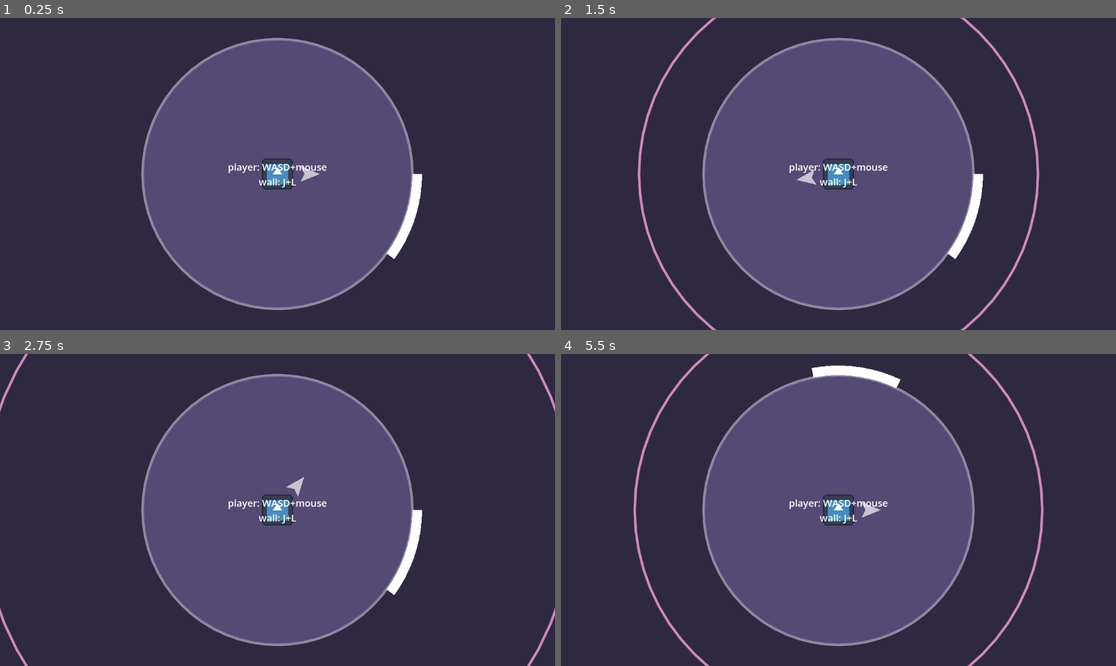
Above: before the commit, frames 1-4 (two rows, left to right).
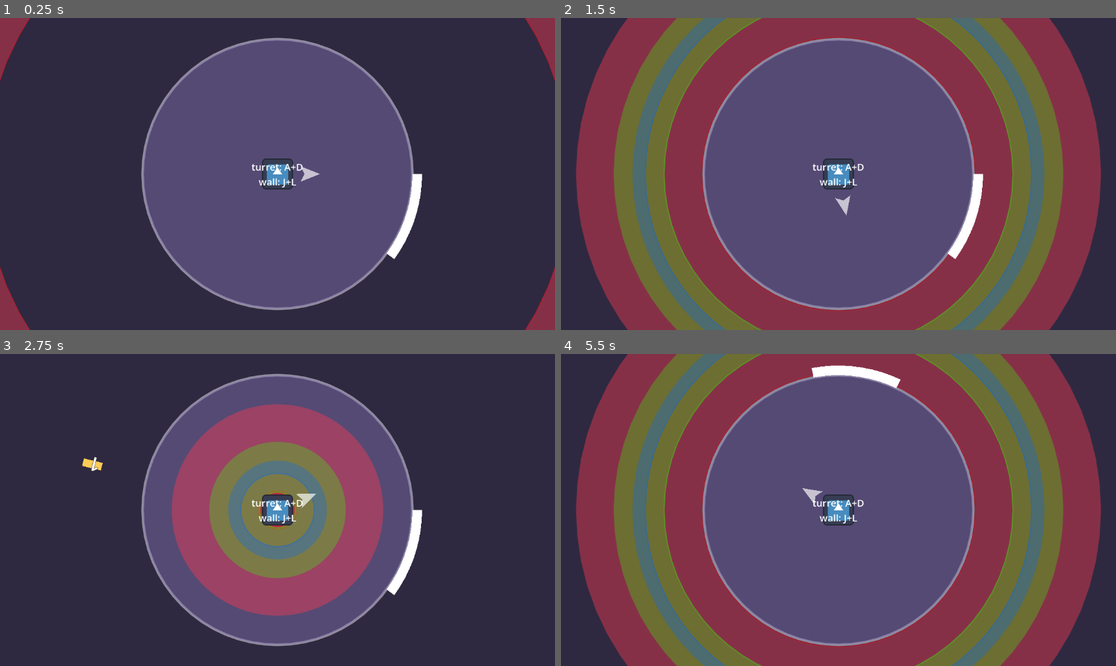
Above: after the commit, the same moments.

Repository: solirides/amazing-game
Game: Godot game, scene res://scenes/world/world.tscn
The game is run twice, just before and just after one commit, with the same random seed, the same clock (stepped at 60 frames per second) and the same inputs. The engine's default icon, where the game draws it, is replaced by a stand-in: a white triangle on a blue panel in a dark square.
Inputs (mouse positions are in pixels of both pictures, inside the frame that each line leads up to):
- Up to frame 1 (0.25 s): no input
- Up to frame 2 (1.5 s): move the mouse to (960, 158) at 0.52 s; hold Right (ui_right) 0.53-1.28 s; hold A (turret_ccw, bound only after the commit) 0.53-1.28 s; click (960, 158) at 0.6 s; move the mouse to (727, 189) at 1.27 s; hold Down (ui_down) from 1.28 s (still down); tap A (turret_ccw, bound only after the commit) at 1.35 s
- Up to frame 3 (2.75 s): tap D (turret_cw, bound only after the commit) at 1.55 s; move the mouse to (333, 441) at 2.02 s; release Down (ui_down) at 2.03 s; hold Right (ui_right) from 2.03 s (still down); hold D (turret_cw, bound only after the commit) from 2.03 s (still down); click (333, 441) at 2.3 s
- Up to frame 4 (5.5 s): move the mouse to (810, 572) at 2.77 s; release Right (ui_right) at 2.78 s; release D (turret_cw, bound only after the commit) at 2.78 s; hold Up (ui_up) 2.78-3.53 s; click (810, 572) at 2.85 s; tap A (turret_ccw, bound only after the commit) at 3.05 s; move the mouse to (1005, 556) at 3.52 s; hold J (wall_ccw) 3.53-4.28 s; hold Left (ui_left) 3.53-5.03 s; tap D (turret_cw, bound only after the commit) at 3.8 s; move the mouse to (672, 463) at 4.27 s; tap L (wall_cw) at 4.35 s; click (672, 463) at 4.55 s; move the mouse to (866, 510) at 5.02 s; hold Down (ui_down) from 5.03 s (still down); hold A (turret_ccw, bound only after the commit) from 5.03 s (still down)

The runs differ from the first frame. In frame 1, 2.2% of the frame differs, in the area x 0-100%, y 0-100%; in frame 2, 55%, in the area x 2-98%, y 0-100%; in frame 3, 20%; in frame 4, 55%.

Commit message:
circle timing ranges

Diff:
--- a/amazing-game/modules/bullet/bullet.gd
+++ b/amazing-game/modules/bullet/bullet.gd
@@ -1,6 +1,6 @@
 extends RigidBody2D
 
-var damage = 20
+var damage = 1
 
 # Called when the node enters the scene tree for the first time.
 func _ready() -> void:
--- a/amazing-game/modules/bullet/bullet.tscn
+++ b/amazing-game/modules/bullet/bullet.tscn
@@ -4,6 +4,11 @@
 
 [sub_resource type="RectangleShape2D" id="RectangleShape2D_iua24"]
 size = Vector2(40, 16)
+
+[sub_resource type="LabelSettings" id="LabelSettings_iua24"]
+font_size = 40
+outline_size = 2
+outline_color = Color(0, 0, 0, 1)
 
 [node name="Bullet" type="RigidBody2D" unique_id=1108871860 groups=["bullet"]]
 collision_layer = 4
@@ -18,3 +23,20 @@
 [node name="CollisionShape2D" type="CollisionShape2D" parent="." unique_id=1026906252]
 position = Vector2(4, 0)
 shape = SubResource("RectangleShape2D_iua24")
+
+[node name="Label" type="Label" parent="." unique_id=887910351]
+anchors_preset = 8
+anchor_left = 0.5
+anchor_top = 0.5
+anchor_right = 0.5
+anchor_bottom = 0.5
+offset_left = -20.0
+offset_top = -11.5
+offset_right = 20.0
+offset_bottom = 11.5
+grow_horizontal = 2
+grow_vertical = 2
+text = "123"
+label_settings = SubResource("LabelSettings_iua24")
+horizontal_alignment = 1
+vertical_alignment = 1
--- a/amazing-game/modules/player/player.gd
+++ b/amazing-game/modules/player/player.gd
@@ -2,47 +2,106 @@
 
 
 @export var speed = 200
+@export var rotation_speed = 0.1
 @export var bullet_speed = 1000
 @export var base_health = 100
+@export var base_damage = 10
+@export var infinite_shooting = false
+
+@export var circle_node:Node
+
 var health = 0
 var can_move = false
 var can_shoot = false
+var theta = 0
+@onready var bullet_damage = base_damage
+
+var last_pulse_state_time = 0
+var pulse_state = [0, false]
+var highest_active_pulse_state = -1
+var pulse_states = []
+var shot_bullet = true
+
 
 # Called when the node enters the scene tree for the first time.
 func _ready() -> void:
 	health = base_health
+	await get_tree().process_frame
+	await get_tree().process_frame
+	await get_tree().process_frame
+	await get_tree().process_frame
+	await get_tree().process_frame
+	await get_tree().process_frame
+	await get_tree().process_frame
+	await get_tree().process_frame
+	await get_tree().process_frame
+	for i in circle_node.timing_ranges:
+		pulse_states.append(false)
 
 
 # Called every frame. 'delta' is the elapsed time since the previous frame.
 func _process(delta: float) -> void:
-	$Pointer.global_rotation = (get_global_mouse_position() - self.global_position).angle()
+	#$Pointer.global_rotation = (get_global_mouse_position() - self.global_position).angle()
+	pass
 
 
 func _physics_process(delta: float) -> void:
 	if can_move:
 		var vector = Input.get_vector("ui_left","ui_right","ui_up","ui_down")
 		vector.normalized()
-
 		linear_velocity = vector * speed
 
+	#print(shot_bullet)
+
 	# note: "left_mouse" is an input set in Project>Project settings>Input map
-	if Input.is_action_just_pressed("left_mouse") and can_shoot:
-		shoot()
+	if Input.is_action_just_pressed("left_mouse"):
+		if pulse_states[0] == true and (shot_bullet == false or infinite_shooting):
+			shot_bullet = true
+			var damage = bullet_damage
+			damage *= circle_node.timing_ranges[highest_active_pulse_state][1]
+
+			#if circle_node:
+				#var time = Time.get_ticks_msec()
+				#var time_diff = abs(time - circle_node.center_time)/1000.0
+				#if time_diff <= circle_node.timing_range:
+					#damage = 1
+				##damage =  max(0, 1 - (time_diff / circle_node.timing_range))
+				##print("current time: " + str(time))
+				##print("prediced time: " + str(circle_node.center_time))
+				#print("time difference: " + str(time_diff))
+				#print("this is the damage: " + str(damage))
+				#damage *= bullet_damage
+				#
+
+			shoot(damage)
+
+
+	if Input.is_action_pressed("turret_ccw"):
+		theta -= rotation_speed
+	if Input.is_action_pressed("turret_cw"):
+		theta += rotation_speed
+	$Pointer.global_rotation = theta
 
 func _input(event: InputEvent) -> void:
 	pass
 
 
-func shoot():
-	print("shoot")
+func shoot(damage:float):
+	#print("shoot")
 	var bullet_scene = preload("res://modules/bullet/bullet.tscn")
 	var instance = bullet_scene.instantiate()
 
-	var direction = (get_global_mouse_position() - global_position).normalized()
+	#var direction = (get_global_mouse_position() - global_position).normalized()
+	var direction = theta
 
 	instance.global_position = self.global_position
-	instance.linear_velocity = bullet_speed * direction
-	instance.rotate(direction.angle())
+	instance.linear_velocity = bullet_speed * Vector2(1,0).rotated(theta)
+	#instance.rotate(direction.angle())
+	instance.rotate(theta)
+	instance.damage = damage
+	#instance.scale = Vector2(damage, damage)
+	instance.get_node("Label").text = str(int(damage))
+	print("spawned bullet with damage: " + str(damage))
 
 	get_tree().root.add_child(instance)
 
@@ -53,5 +112,15 @@
 		print("player dead")
 		queue_free()
 
-func _on_pulse_reached():
-	shoot()
+func _on_pulse_reached(state_i:int, damage_scale:float, start_or_end_state:bool):
+	pulse_state = [state_i, start_or_end_state]
+	pulse_states[state_i] = start_or_end_state
+	if start_or_end_state:
+		highest_active_pulse_state = state_i
+	else:
+		highest_active_pulse_state = state_i - 1
+
+	last_pulse_state_time = Time.get_ticks_msec()
+	match [state_i, start_or_end_state]:
+		[0, true]:
+			shot_bullet = false
--- a/amazing-game/project.godot
+++ b/amazing-game/project.godot
@@ -73,6 +73,16 @@
 "events": [Object(InputEventKey,"resource_local_to_scene":false,"resource_name":"","device":-1,"window_id":0,"alt_press …(192 unchanged characters)…
 ]
 }
+turret_cw={
+"deadzone": 0.2,
+"events": [Object(InputEventKey,"resource_local_to_scene":false,"resource_name":"","device":-1,"window_id":0,"alt_pressed":false,"shift_pressed":false,"ctrl_pressed":false,"meta_pressed":false,"pressed":false,"keycode":0,"physical_keycode":68,"key_label":0,"unicode":100,"location":0,"echo":false,"script":null)
+]
+}
+turret_ccw={
+"deadzone": 0.2,
+"events": [Object(InputEventKey,"resource_local_to_scene":false,"resource_name":"","device":-1,"window_id":0,"alt_pressed":false,"shift_pressed":false,"ctrl_pressed":false,"meta_pressed":false,"pressed":false,"keycode":0,"physical_keycode":65,"key_label":0,"unicode":97,"location":0,"echo":false,"script":null)
+]
+}
 
 [layer_names]
 
--- a/amazing-game/scenes/main_menu/main_menu.gd
+++ b/amazing-game/scenes/main_menu/main_menu.gd
@@ -4,7 +4,7 @@
 	get_tree().quit()
 
 func _on_start_pressed() -> void:
-	get_tree().change_scene_to_file("res://scenes/world.tscn")
+	get_tree().change_scene_to_file("res://scenes/world/world.tscn")
 
 
 func _on_mystery_pressed() -> void:
--- a/amazing-game/scenes/world/circle.gd
+++ b/amazing-game/scenes/world/circle.gd
@@ -1,16 +1,35 @@
 extends Node2D
 
 @export var width = 4
+# the end of the circle
 @export var radius = 280
+# start of the circle
+@export var start_radius = 800
 
-@export var start_radius = 800
 @export var pulse_duration:float = 2.0
+
+@export var timing_range:float = 1.0
+#@export var perfect_timing_range:float = 0.03
+
+#@export var timing_ranges:Array[Array] = [
+	#[1.0, 0.5],
+	#[0.05, 2.0]
+#]
+
+# [timing, damage scale]
+@export var timing_ranges:Array[Array] = [
+	[0.5, 0.1],
+	[0.2, 2.0],
+	[0.05, 20.0]
+]
 
 var filled_circle_coords = [Vector2(0,0)]
 var current_radius = 0
 var radius_tween:Tween
+var draw_pulsing_circle = true
+var center_time = 0
 
-signal pulse_reached()
+signal pulse_reached(state:String)
 
 func _ready() -> void:
 	circle_pulse(pulse_duration)
@@ -23,11 +42,85 @@
 		radius_tween.kill()
 	radius_tween = create_tween()
 	current_radius = start_radius
-	radius_tween.tween_property(self, "current_radius", radius, duration)
+	var offset = (start_radius - radius)/duration * timing_range
+	#radius_tween.tween_property(self, "current_radius", radius, duration)
+	radius_tween.tween_property(self, "current_radius", radius - offset, duration + timing_range)
+	#radius_tween.tween_property(self, "modulate", Color(1,1,1,0), 0)
 	radius_tween.tween_callback(_on_tween_finished)
 
+	# [index, time after now when it happens, damage scale, start or end bool]
+	var states:Array = []
+	for i in timing_ranges.size():
+		states.append([i, pulse_duration - timing_ranges[i][0], timing_ranges[i][1], true])
+		states.append([i, pulse_duration + timing_ranges[i][0], timing_ranges[i][1], false])
+
+	#var states:Array = [
+			#["initiated", 0],
+			#["range_start", pulse_duration - timing_range],
+			#["perfect_start", pulse_duration - perfect_timing_range],
+			#["center", pulse_duration],
+			#["perfect_end", pulse_duration + perfect_timing_range],
+			#["range_end", pulse_duration + timing_range],
+			#["ended", pulse_duration + timing_range]
+		#]
+
+	center_time = Time.get_ticks_msec() + pulse_duration * 1000.0
+
+	for i in states.size():
+		#var a = get_tree().create_timer(states[i][1], false, true).timeout.connect(_on_pulse_section_reached.bind(states[i][0]))
+		#print(states[i][1])
+		var a = get_tree().create_timer(states[i][1], false, true).timeout.connect(_on_pulse_section_reached.bind(states[i][0], states[i][2], states[i][3]))
+
+	draw_pulsing_circle = true
+
+	#_on_pulse_start_before_the_start()
+	#var a = get_tree().create_timer(pulse_duration - timing_range, false, true).timeout.connect(_on_pulse_start)
+	#var b = get_tree().create_timer(pulse_duration, false, true).timeout.connect(_on_pulse_perfect_start)
+	#var b = get_tree().create_timer(pulse_duration, false, true).timeout.connect(_on_pulse_center)
+	#var b = get_tree().create_timer(pulse_duration, false, true).timeout.connect(_on_pulse_center)
+	#var c = get_tree().create_timer(pulse_duration + timing_range, false, true).timeout.connect(_on_pulse_end)
+
+	#pulse_reached.emit("start")
+
+func _on_pulse_section_reached(state_i:int, damage_scale:float, start_or_end_state:bool):
+	pulse_reached.emit(state_i, damage_scale, start_or_end_state)
+
+	print("state: " + str(state_i) + " " + str(start_or_end_state))
+
+
+	# if this is one of the outer bounds
+	#if state_i == 0:
+		#if start_or_end_state:
+			#draw_pulsing_circle = false
+		#else:
+			#draw_pulsing_circle = true
+
+	#match [state_i, start_or_end_state]:
+		#[0, true]:
+			#draw_pulsing_circle = true
+		#[0, false]:
+			#draw_pulsing_circle = false
+			#await get_tree().create_timer(1.0).timeout
+			#circle_pulse(pulse_duration)
+
+#func _on_pulse_start_before_the_start():
+	#pulse_reached.emit("start_before_the_start")
+	#draw_pulsing_circle = true
+#
+#func _on_pulse_start():
+	#pulse_reached.emit("start")
+#
+#func _on_pulse_center():
+	#pulse_reached.emit("center")
+#
+#func _on_pulse_end():
+	#pulse_reached.emit("end")
+	#draw_pulsing_circle = false
+
 func _on_tween_finished():
-	pulse_reached.emit()
+	#pulse_reached.emit("end")
+	draw_pulsing_circle = false
+	await get_tree().create_timer(1.0).timeout
 	circle_pulse(pulse_duration)
 
 func _draw() -> void:
@@ -35,5 +128,22 @@
 	for coords in filled_circle_coords:
 		draw_circle(coords, radius, Color(1,1,1,0.5), false, width, true)
 		draw_circle(coords, radius, Color("806fb078"), true, -1, true)
-	# draw pulsing circle
-	draw_circle(Vector2(0,0), current_radius, Color(0.95, 0.629, 0.875, 0.816), false, width, true)
+
+	if draw_pulsing_circle:
+		var speed = (start_radius - radius)/pulse_duration
+		var offset = speed * timing_range
+		#var perfect_offset = (start_radius - radius)/pulse_duration * timing_ranges[1][0]
+
+		# total range
+		draw_circle(Vector2(0,0), current_radius, Color(0.835, 0.672, 0.96, 0.216), false, offset, true)
+
+		for i in timing_ranges.size():
+			#area
+			draw_circle(Vector2(0,0), current_radius, Color.from_hsv(i*0.3,1,1,0.3) , false, timing_ranges[i][0]*speed * 2.0, true)
+			# leading edge
+			draw_circle(Vector2(0,0), current_radius - timing_ranges[i][0]*speed, Color.from_hsv(i*0.3,1,1,0.3) , false, 1, true)
+
+		#states.append([i, pulse_duration + timing_ranges[i][0], timing_ranges[i][1], true])
+
+		## perfect range
+		#draw_circle(Vector2(0,0), current_radius, Color(0.973, 0.435, 0.635, 1.0), false, perfect_offset, true)
--- a/amazing-game/scenes/world/world.tscn
+++ b/amazing-game/scenes/world/world.tscn
@@ -13,16 +13,18 @@
 script = ExtResource("1_k0juu")
 wall_node = NodePath("Wall")
 player_node = NodePath("Player")
-circle_display = NodePath("Circle")
+circle_display = NodePath("CircleDisplay")
 
 [node name="Camera2D" type="Camera2D" parent="." unique_id=1396958463 node_paths=PackedStringArray("target")]
 script = ExtResource("2_v5dby")
 target = NodePath("../Player")
 
-[node name="Circle" type="Node2D" parent="." unique_id=2028538421]
+[node name="CircleDisplay" type="Node2D" parent="." unique_id=2028538421]
 script = ExtResource("3_4wyf3")
+timing_range = 1.0
 
-[node name="Player" parent="." unique_id=325968683 instance=ExtResource("1_nnsk1")]
+[node name="Player" parent="." unique_id=325968683 node_paths=PackedStringArray("circle_node") instance=ExtResource("1_nnsk1")]
+circle_node = NodePath("../CircleDisplay")
 
 [node name="Wall" parent="." unique_id=858099970 instance=ExtResource("2_rwgxs")]
 
@@ -49,7 +51,7 @@
 offset_bottom = 29.5
 grow_horizontal = 2
 grow_vertical = 2
-text = "player: WASD+mouse
+text = "turret: A+D
 wall: J+L"
 label_settings = SubResource("LabelSettings_k0juu")
 horizontal_alignment = 1
